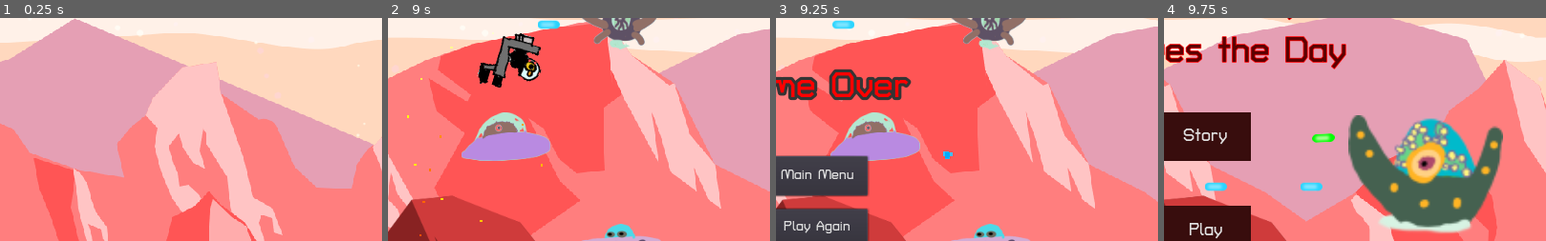
Above: before the commit, frames 1-4 (left to right).
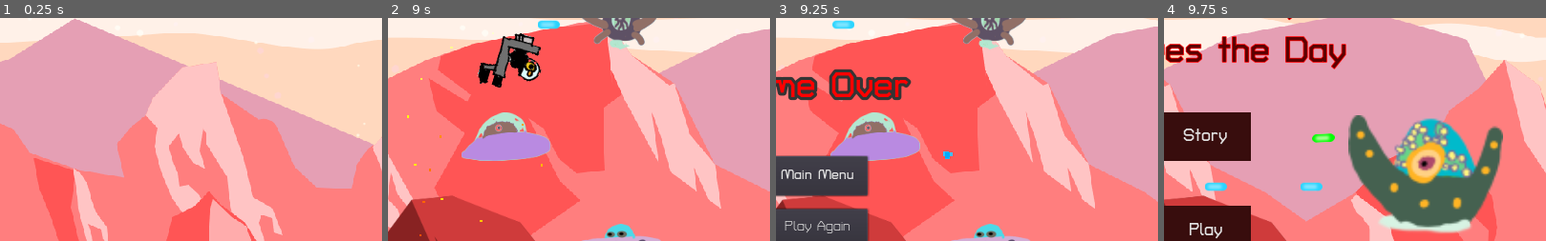
Above: after the commit, the same moments.

Repository: the-g-force/FamJam-January2021
Game: Godot game, scene res://src/StoryScene.tscn
Same seed, same stepped clock (60 frames per second), same inputs: the game is played once before the commit and once after it. This scene is started directly instead of the project's main scene.
Inputs (mouse positions are % of the whole screen's width and height, from its top left):
- Up to frame 1 (0.25 s): no input
- Up to frame 2 (9 s): click "Return to Main Menu" at 0.5 s; click "Play" at 1.25 s; tap Enter at 2 s; move the mouse to (72, 45) at 2.02 s; hold D (move_right) 2.03-2.78 s; tap Space (fire) every 0.75 s from 2.1 to 8.85 s; click (72, 45) at 2.17 s; move the mouse to (30, 55) at 2.77 s; hold S (move_down) 2.78-3.53 s; move the mouse to (60, 28) at 3.52 s; hold D (move_right) 3.53-4.28 s; move the mouse to (45, 70) at 4.27 s; hold W (move_up) 4.28-5.03 s; click (45, 70) at 4.42 s; move the mouse to (80, 65) at 5.02 s; hold A (move_left) 5.03-6.53 s; move the mouse to (20, 35) at 5.77 s; move the mouse to (55, 50) at 6.52 s; hold S (move_down) 6.53-7.28 s; click (55, 50) at 6.67 s; move the mouse to (35, 25) at 7.27 s; hold D (move_right) 7.28-8.03 s; move the mouse to (72, 45) at 8.02 s; hold W (move_up) 8.03-8.78 s; move the mouse to (30, 55) at 8.77 s; hold D (move_right) from 8.78 s (still down); click (30, 55) at 8.92 s
- Up to frame 3 (9.25 s): keep holding D (move_right)
- Up to frame 4 (9.75 s): release D (move_right) at 9.5 s; click "Main Menu" at 9.5 s
The pictures show only the part of the screen within x 45-95%, y 24-74%; the shares and areas given below are measured in that part.

Frames 1-2 are identical in both runs. In frame 3, 0.4% of the frame differs, in the area x 2-20%, y 91-97%; in frame 4, nothing differs.

Commit message:
Add button click sounds

Diff:
--- a/project/project.godot
+++ b/project/project.godot
@@ -33,6 +33,7 @@
 [autoload]
 
 Jukebox="*res://src/Jukebox.tscn"
+Global="*res://src/Global.tscn"
 
 [display]
 
--- a/project/src/DeathControl.gd
+++ b/project/src/DeathControl.gd
@@ -3,9 +3,11 @@
 
 func _on_MenuButton_pressed():
 	get_tree().paused = false
+	Global.play_button_sound()
 	var _ignored := get_tree().change_scene("res://src/MenuScene.tscn")
 
 
 func _on_PlayAgainButton_pressed():
 	get_tree().paused = false
+	Global.play_button_sound()
 	var _ignored := get_tree().change_scene("res://src/Level.tscn")
--- a/project/src/DeathControl.tscn
+++ b/project/src/DeathControl.tscn
@@ -1,7 +1,8 @@
-[gd_scene load_steps=6 format=2]
+[gd_scene load_steps=7 format=2]
 
 [ext_resource path="res://src/DeathControl.gd" type="Script" id=1]
 [ext_resource path="res://fonts/TurretRoad-Bold.ttf" type="DynamicFontData" id=2]
+[ext_resource path="res://fonts/TurretRoad-Regular.ttf" type="DynamicFontData" id=3]
 
 [sub_resource type="DynamicFont" id=1]
 size = 48
@@ -15,7 +16,7 @@
 
 [sub_resource type="DynamicFont" id=3]
 size = 18
-font_data = ExtResource( 2 )
+font_data = ExtResource( 3 )
 
 [node name="DeathControl" type="Control"]
 anchor_right = 1.0
--- /dev/null
+++ b/project/src/Global.tscn
@@ -0,0 +1,18 @@
+[gd_scene load_steps=3 format=2]
+
+[ext_resource path="res://assets/sfx/click.wav" type="AudioStream" id=2]
+
+[sub_resource type="GDScript" id=1]
+script/source = "extends Node
+
+onready var _button_sound := $ButtonSound
+
+func play_button_sound():
+	_button_sound.play()
+"
+
+[node name="Global" type="Node"]
+script = SubResource( 1 )
+
+[node name="ButtonSound" type="AudioStreamPlayer" parent="."]
+stream = ExtResource( 2 )
--- a/project/src/MenuScene.gd
+++ b/project/src/MenuScene.gd
@@ -9,12 +9,15 @@
 
 
 func _on_PlayButton_pressed():
+	Global.play_button_sound()
 	var _ignored := get_tree().change_scene("res://src/Level.tscn")
 
 
 func _on_StoryButton_pressed():
+	Global.play_button_sound()
 	var _ignored := get_tree().change_scene("res://src/StoryScene.tscn")
 
 
 func _on_FullScreenButton_pressed():
+	Global.play_button_sound()
 	OS.window_fullscreen = _fullscreen_button.pressed
--- a/project/src/SplashScreen.gd
+++ b/project/src/SplashScreen.gd
@@ -10,6 +10,7 @@
 
 func _input(event):
 	if _is_continue_trigger(event):
+		Global.play_button_sound()
 		var _ignored := get_tree().change_scene("res://src/MenuScene.tscn")
 
 
--- a/project/src/StoryScene.gd
+++ b/project/src/StoryScene.gd
@@ -5,6 +5,7 @@
 
 
 func _on_MainMenuButton_pressed():
+	Global.play_button_sound()
 	_go_to_main_menu()
 
 
Not shown, added: project/assets/sfx/click.wav.import
Not shown, added: project/assets/sfx/click.wav
